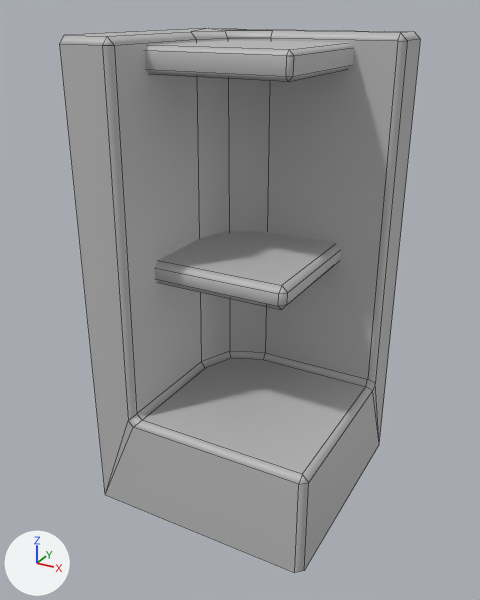
An edit to the FBX model Assets/Props/StellaCorner_01.fbx, drawn before and after from the same camera.
Rendered twice from a 50 mm lens placed at (1.25, -2.38, 2.09), pointed at (-0.03, -0.05, 0.92). Lighting does not change. The marker at lower left points along +X, +Y and +Z. Mesh edges are drawn as thin lines. Where no turn or scale is listed for an object, it has been applied to the vertices.

The first picture shows 'StellaCorner_01'.
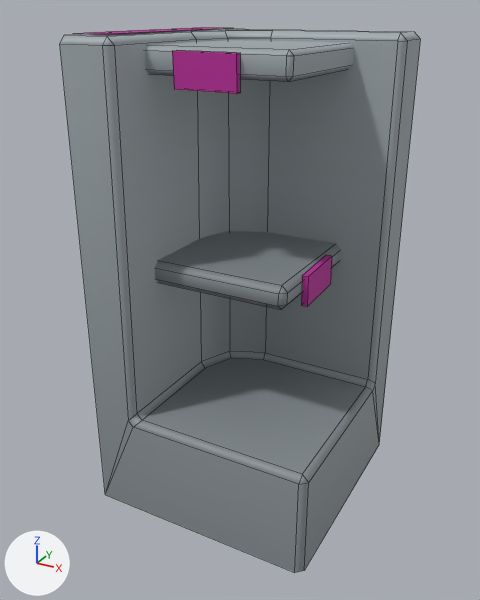
Commit message: add marks on stands

What the commit changed:
Picture 'tex_stell.png' (img_tex_stell_png) is new.
Material 'phong1' (mat_phong1) is new.
Its texture is img_tex_stell_png.
Its roughness is 0.553.
Material 'marks' (mat_marks) is new.
Its base color is (0.5, 0.0225, 0.335) (pink #bc299d).
Its roughness is 0.749.
me_mesh is used by ob_stellacorner_01; location (0.0, 0.0, 0.0).
me_mesh had 71 vertices, 60 faces and spanned x -0.5..0.5, y -0.5..0.5, z 0.0..2.0.
me_mesh now has 71 vertices, 59 faces and spans x -0.5..0.5, y -0.5..0.5, z 0.0..2.0.
me_mesh part 1: 59 faces spanning x -0.5..0.5, y -0.5..0.5, z 0.0..2.0 switch from mat_lambert1 (grey #bcbcbc) to mat_phong1 (picture img_tex_stell_png).
Mesh me_mesh_001 is new.
It has 20 vertices, 13 faces and spans x -0.397..0.397, y -0.437..0.437, z 0.998..2.006.
It uses material mat_marks (pink #bc299d).
Object 'polySurface17' (ob_polysurface17) is new; it shows me_mesh_001.
Its location is (-0.077, -0.019, 0.0).

Location of each change, (x1, y1, x2, y2) in pixels of the pictures (480 x 600 px):
'polySurface17', added: after (87, 27, 332, 306)
part 1 of me_mesh, recoloured: (60, 28, 420, 573) in both
